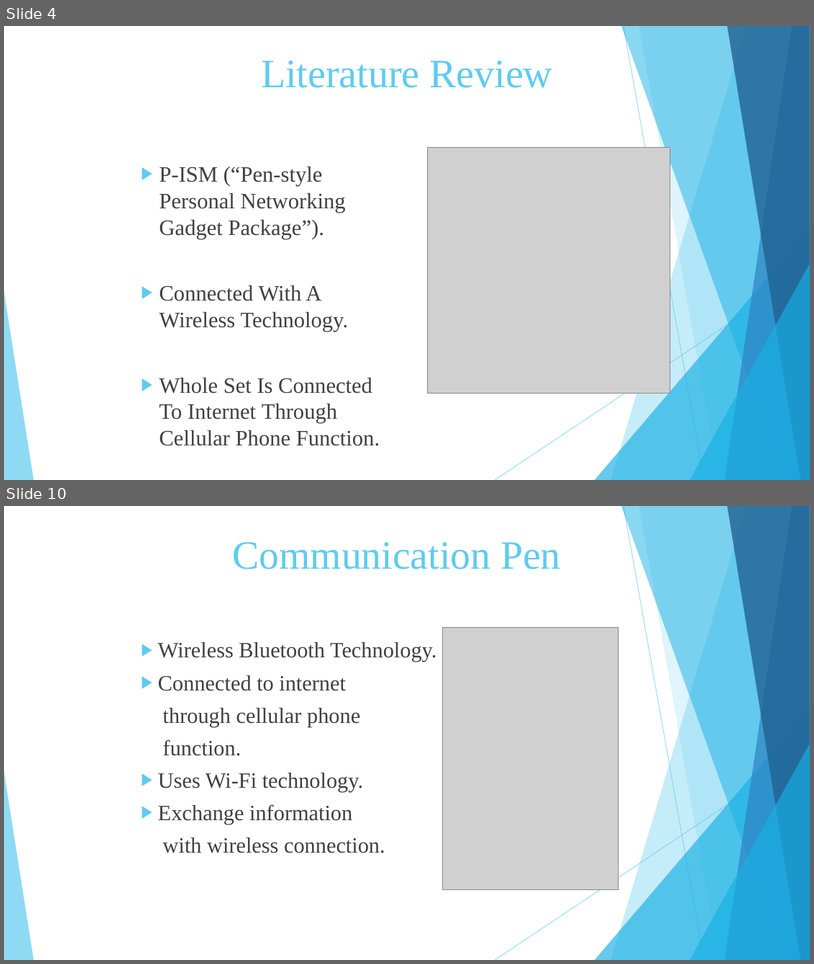
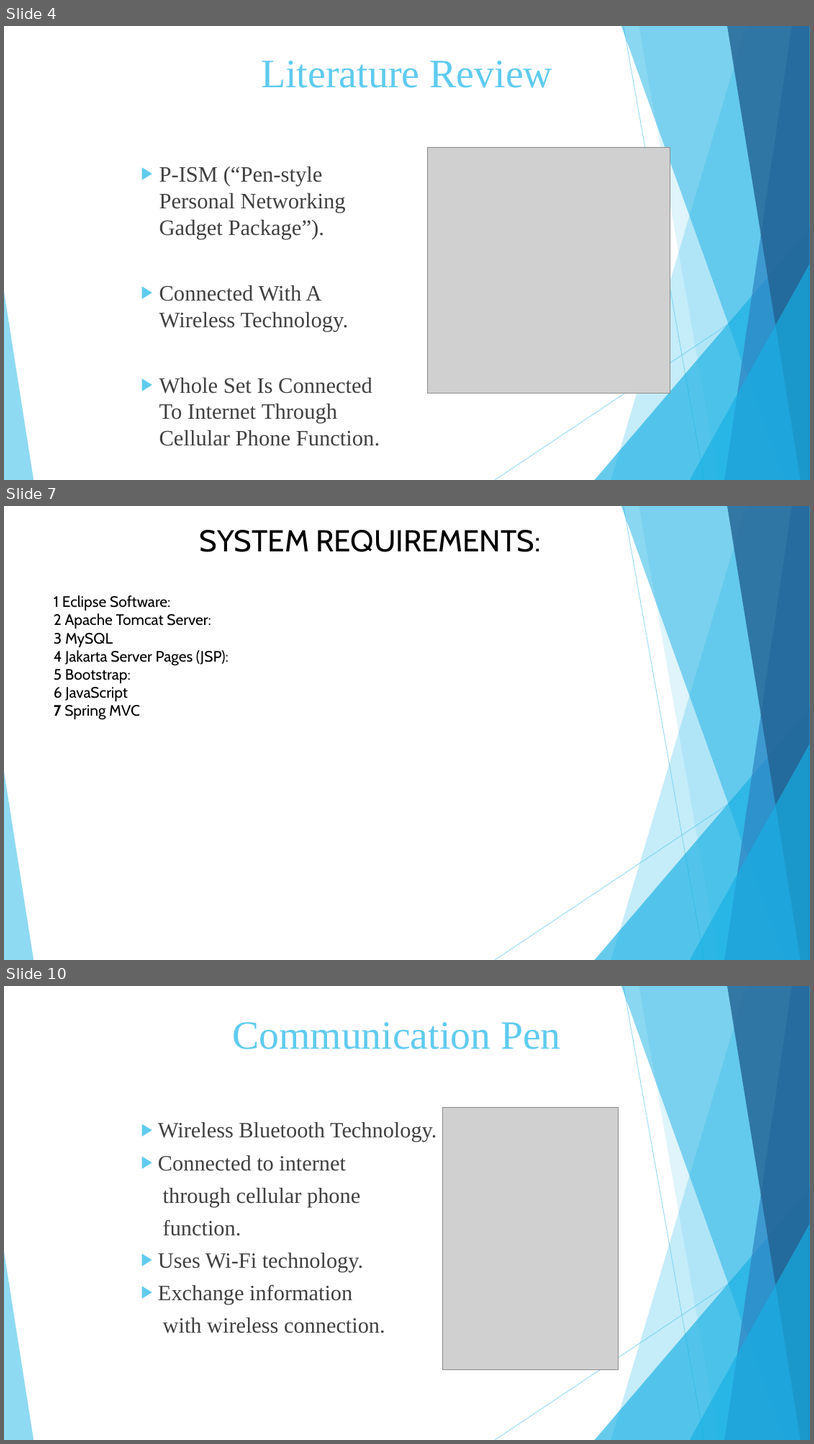
Before and after one commit to Vaibhav-Dharmik/project_reports_final_yr, a slide deck: final_submission_ppt.pptx. Shown one above the other, each under a label of ours: slides 4 and 10 before the commit, slides 4, 7 and 10 after it; the slides between them are not shown. The pictures are 814x964 and 814x1444 pixels, drawn with LibreOffice and Linux fonts; fonts in the diff are those of the drawing; grey boxes stand for pictures. Boxes give left, top, right and bottom in pixels: in the first picture for what was removed or moved away, otherwise in the second. Text is boxed around its words. In the diff, an @@ line names an element or a change of style, - is before the commit and + after.

```diff
--- a/final_submission_ppt.pptx
+++ b/final_submission_ppt.pptx
@@ slide 7 added at <box>4,506,810,960</box>, background #FFFFFF; not listed: 10 template elements that a slide beside it also shows @@
@@ text added at <box>200,530,541,552</box>, 36 pt, text #000000 @@
+SYSTEM REQUIREMENTS:
@@ text added at <box>54,595,229,720</box>, 18 pt, text #000000 @@
+1 Eclipse Software:
+2 Apache Tomcat Server:
+3 MySQL
+4 Jakarta Server Pages (JSP):
+5 Bootstrap:
+6 JavaScript
+7 Spring MVC
```
Also in this commit, not shown: 4 other slides added, 5 slides removed, 1 other file.
